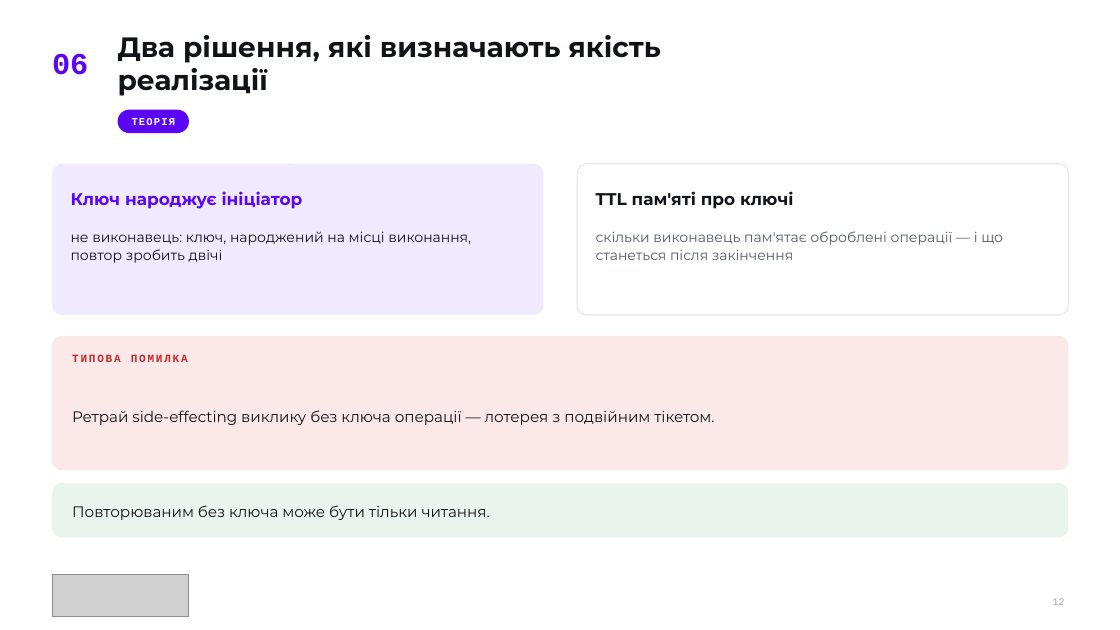
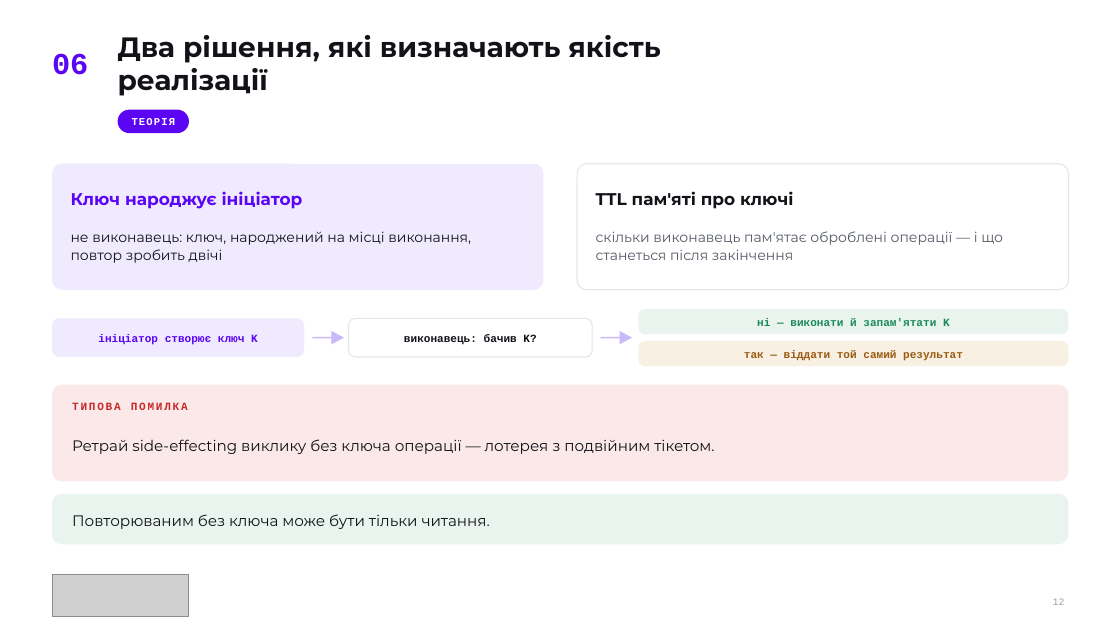
Before and after one commit to TarasFedorenkoFTV/llmops-bootcamp, a slide deck: slide 12 of docs/decks/L06.pptx. Drawn at 1120x630 pixels with LibreOffice and Linux fonts; fonts in the diff are those of the drawing; grey boxes stand for pictures. Boxes give left, top, right and bottom in pixels: in the first picture for what was removed or moved away, otherwise in the second. Text is boxed around its words. In the diff, an @@ line names an element or a change of style, - is before the commit and + after.

```diff
--- a/docs/decks/L06.pptx
+++ b/docs/decks/L06.pptx
@@ rounded rectangle: place and size @@
-rounded rectangle at box(52, 164, 544, 315)
+rounded rectangle at box(52, 164, 544, 290)
@@ rounded rectangle: place and size @@
-rounded rectangle at box(577, 164, 1069, 315)
+rounded rectangle at box(577, 164, 1069, 290)
@@ rounded rectangle added at box(52, 318, 304, 357), fill #EFEAFE @@
@@ rounded rectangle added at box(349, 318, 592, 357), fill #FFFFFF, outline #E6E7EC 1 pt @@
@@ rounded rectangle added at box(639, 309, 1069, 334), fill #E9F4EF @@
@@ text added at box(757, 318, 950, 326), 9.5 pt, text #1B8A5A, bold @@
+ні — виконати й запам'ятати K
@@ text added at box(98, 334, 258, 345), 9.5 pt, text #5A05F4, bold @@
+ініціатор створює ключ K
@@ line added from (313, 338) to (334, 338), #C9B8FB 1.25 pt @@
@@ triangle added at box(331, 331, 344, 344), fill #C9B8FB @@
@@ text added at box(404, 334, 536, 344), 9.5 pt, text #111318, bold @@
+виконавець: бачив K?
@@ line added from (601, 338) to (623, 338), #C9B8FB 1.25 pt @@
@@ triangle added at box(620, 331, 632, 344), fill #C9B8FB @@
@@ rounded rectangle added at box(639, 341, 1069, 366), fill #F8F0E2 @@
@@ text added at box(744, 350, 963, 361), 9.5 pt, text #9A5B12, bold @@
+так — віддати той самий результат
@@ proportions changed in 4 elements at box(52, 164, 544, 290), box(577, 164, 1069, 290), box(52, 494, 1069, 544), box(52, 385, 1069, 481) @@
@@ rounded rectangle: place and size @@
-rounded rectangle at box(52, 336, 1069, 471)
+rounded rectangle at box(52, 385, 1069, 481)
@@ text "ТИПОВА ПОМИЛКА": place and size @@
-text "ТИПОВА ПОМИЛКА" at box(72, 354, 188, 362)
+text "ТИПОВА ПОМИЛКА" at box(72, 403, 188, 410)
@@ text "Ретрай side-effecting виклику без ключа ...": place and size @@
-text "Ретрай side-effecting виклику без ключа ..." at box(72, 410, 714, 425)
+text "Ретрай side-effecting виклику без ключа ..." at box(72, 439, 714, 454)
@@ rounded rectangle: place and size @@
-rounded rectangle at box(52, 483, 1069, 538)
+rounded rectangle at box(52, 494, 1069, 544)
@@ text "Повторюваним без ключа може бути ...": place and size @@
-text "Повторюваним без ключа може бути ..." at box(72, 505, 490, 520)
+text "Повторюваним без ключа може бути ..." at box(72, 514, 490, 529)
```
Also in this commit, not shown: 7 other files.
